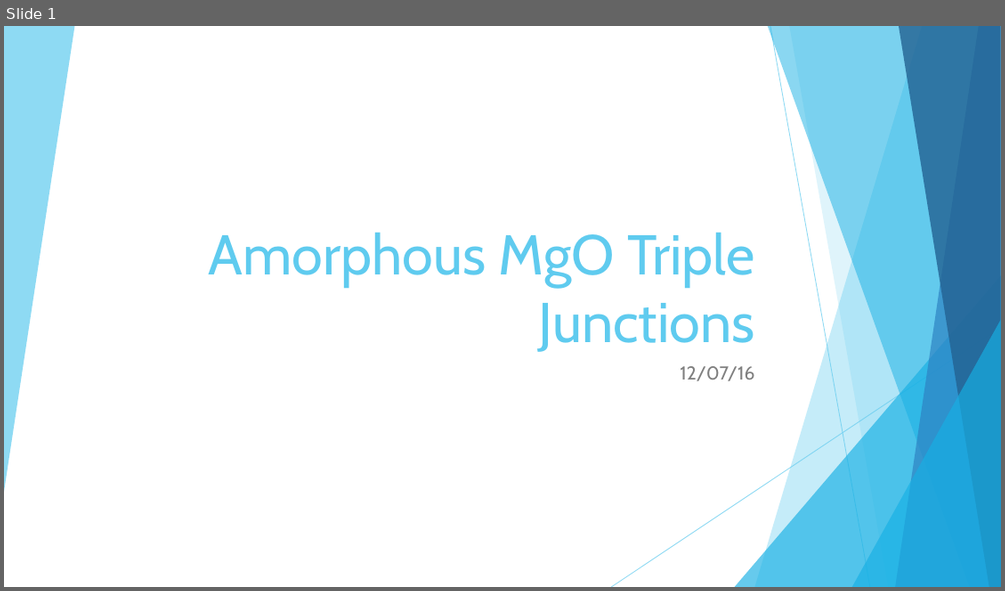
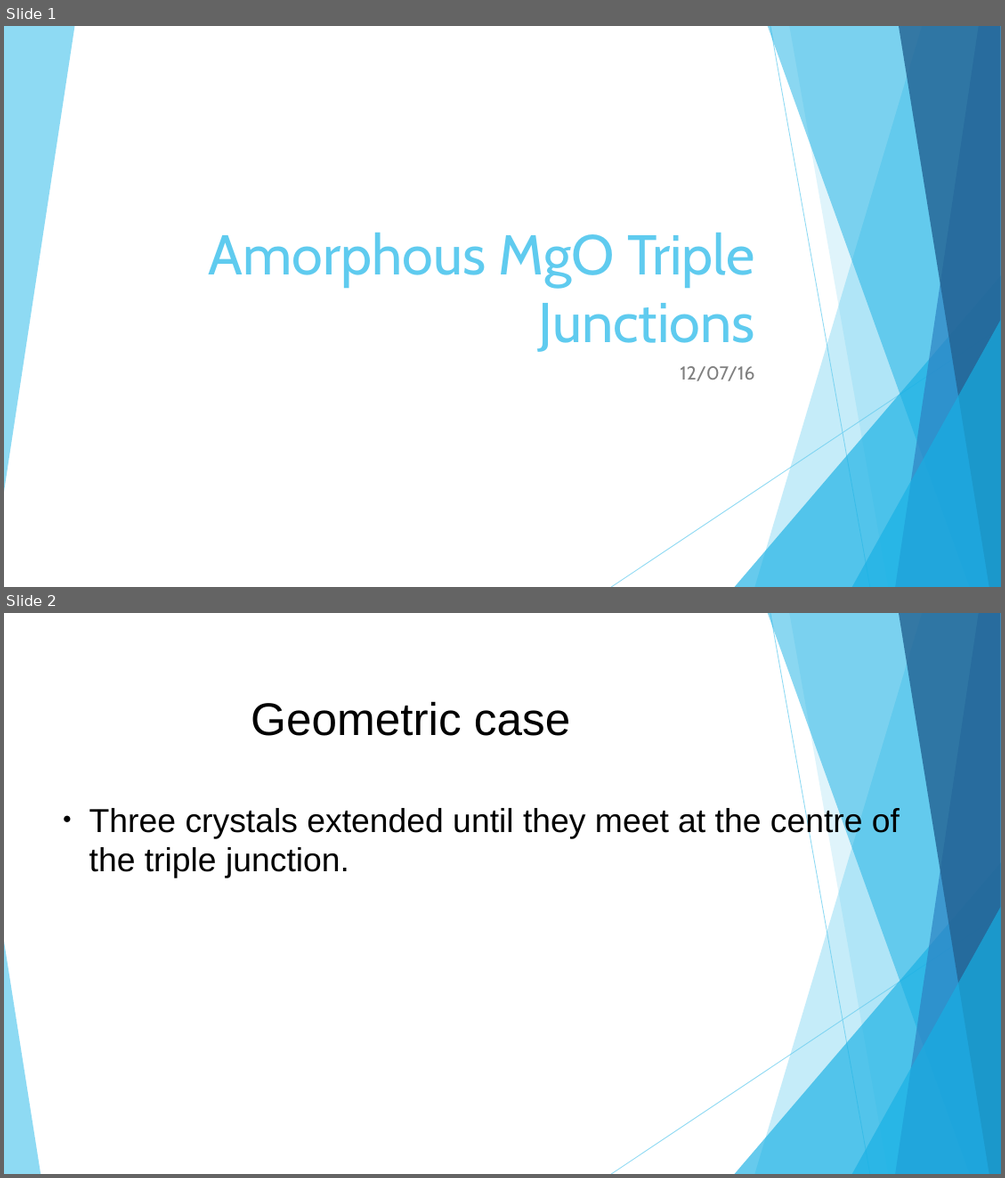
Before and after one commit to OFThomas/amorphMgO, a slide deck: Amorphous MgO Triple Junctions.odp. Shown one above the other, each under a label of ours: slide 1 before the commit, slides 1 and 2 after it. The pictures are 1005x591 and 1005x1178 pixels, drawn with LibreOffice and Linux fonts; fonts in the diff are those of the drawing. Boxes give left, top, right and bottom in pixels: in the first picture for what was removed or moved away, otherwise in the second. Text is boxed around its words. In the diff, an @@ line names an element or a change of style, - is before the commit and + after.

```diff
--- a/Amorphous MgO Triple Junctions.odp
+++ b/Amorphous MgO Triple Junctions.odp
@@ slide 2 added at (x1=4, y1=613, x2=1001, y2=1174), background #FFFFFF; not listed: 9 template elements that a slide beside it also shows @@
@@ title added at (x1=251, y1=701, x2=570, y2=736), 44 pt, text #000000 @@
+Geometric case
@@ text added at (x1=89, y1=805, x2=899, y2=878), 32 pt, text #000000 @@
+● Three crystals extended until they meet at the centre of the triple junction.
@@ freeform shape added at (x1=4, y1=941, x2=40, y2=1174), fill #5FCBEF at 70% opacity @@
```
Also in this commit, not shown: 1 slide changed, 1 other slide added.
